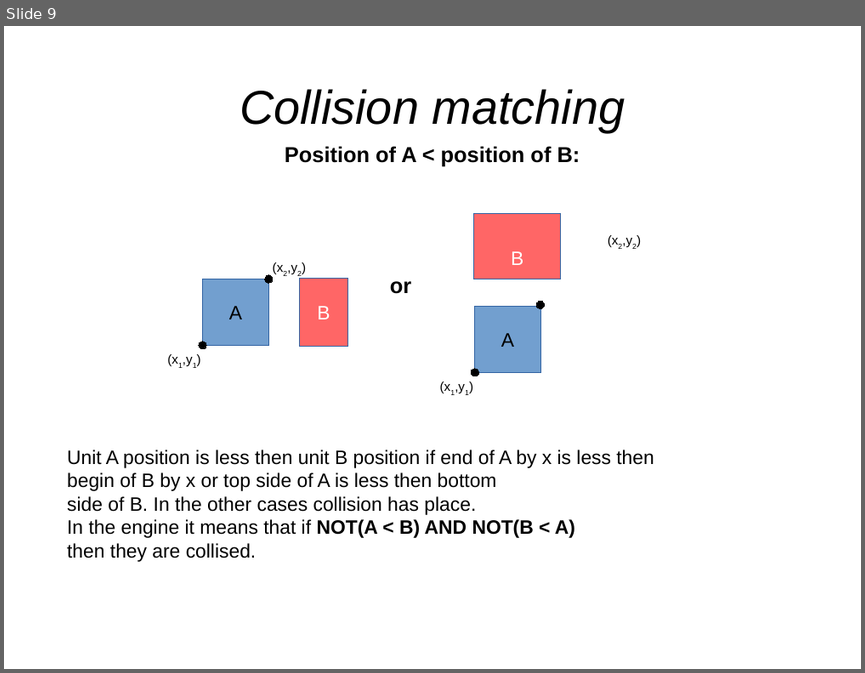
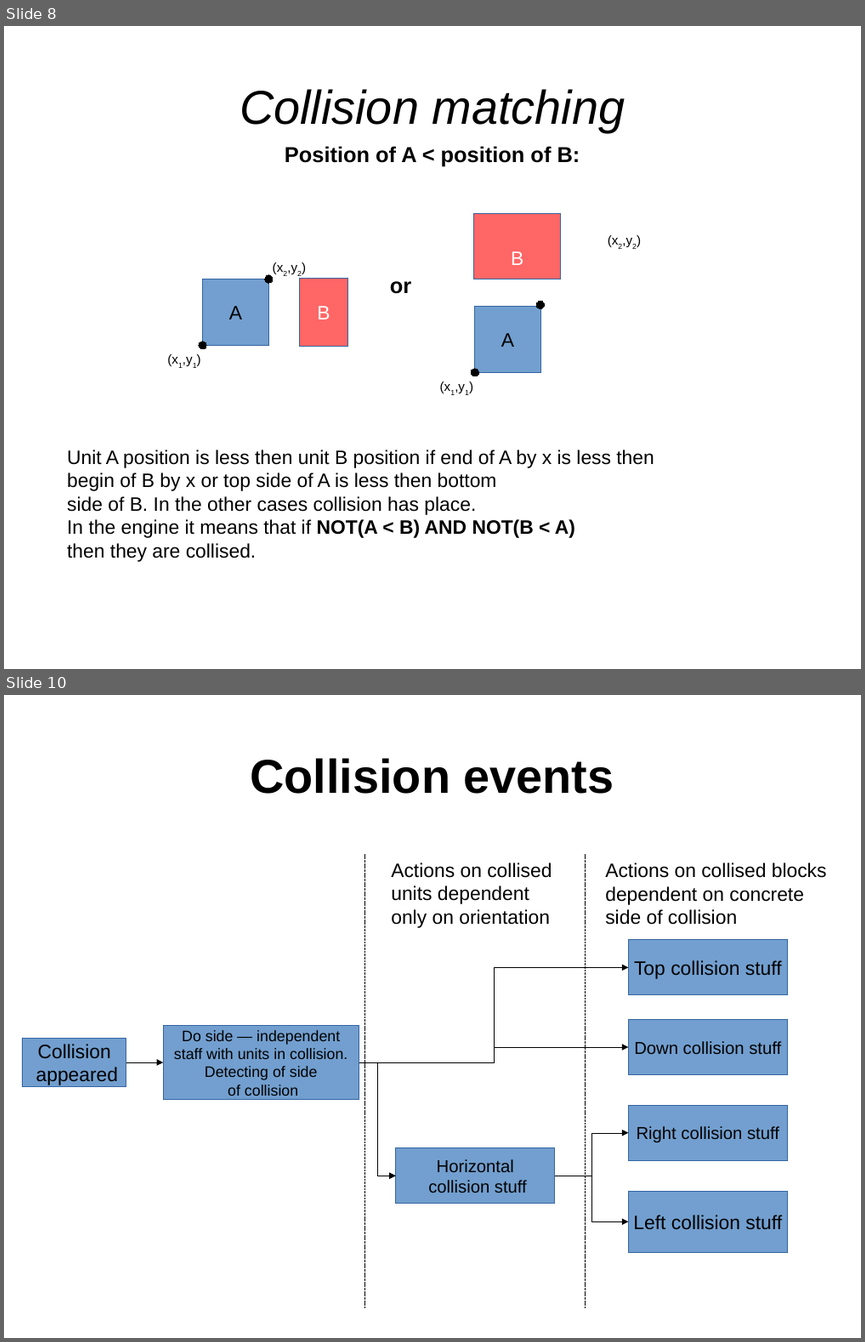
Before and after one commit to Shadasviar/mario, a slide deck: Documentation/Introduction.odp. Shown one above the other, each under a label of ours: slide 9 before the commit, slides 8 and 10 after it; the slides between them are not shown. The pictures are 865x673 and 865x1342 pixels, drawn with LibreOffice and Linux fonts; fonts in the diff are those of the drawing. Boxes give left, top, right and bottom in pixels: in the first picture for what was removed or moved away, otherwise in the second. Text is boxed around its words. In the diff, an @@ line names an element or a change of style, - is before the commit and + after.

```diff
--- a/Documentation/Introduction.odp
+++ b/Documentation/Introduction.odp
@@ slide 10 added at (4, 695, 861, 1338), background #FFFFFF @@
@@ title added at (250, 758, 614, 794), 44 pt, text #000000, bold @@
+Collision events
@@ line added from (365, 855) to (365, 1307), #000000 0 pt @@
@@ text added at (391, 862, 551, 928), 18 pt, text #000000 @@
+Actions on collised units dependent only on orientation
@@ line added from (585, 855) to (585, 1307), #000000 0 pt @@
@@ text added at (605, 862, 827, 925), 18 pt, text #000000 @@
+Actions on collised blocks dependent on concrete side of collision
@@ rectangle added at (629, 940, 788, 995), fill #729FCF, outline #3465A4 0 pt, 18 pt, text #000000 @@
+Top collision stuff
@@ elbow arrow added from (359, 1062) to (629, 967), #000000 0 pt @@
@@ rectangle added at (164, 1026, 359, 1099), fill #729FCF, outline #3465A4 0 pt, 14 pt, text #000000 @@
+Do side — independent
+staff with units in collision.
+Detecting of side
+of collision
@@ rectangle added at (629, 1019, 788, 1074), fill #729FCF, outline #3465A4 0 pt, 16 pt, text #000000 @@
+Down collision stuff
@@ rectangle added at (23, 1038, 127, 1087), fill #729FCF, outline #3465A4 0 pt, 18 pt, text #000000 @@
+Collision
+appeared
@@ elbow arrow added from (359, 1062) to (629, 1047), #000000 0 pt @@
@@ elbow arrow added from (126, 1062) to (164, 1062), #000000 0 pt @@
@@ elbow arrow added from (359, 1062) to (396, 1175), #000000 0 pt @@
@@ rectangle added at (629, 1106, 788, 1161), fill #729FCF, outline #3465A4 0 pt, 16 pt, text #000000 @@
+Right collision stuff
@@ rectangle added at (396, 1148, 556, 1203), fill #729FCF, outline #3465A4 0 pt, 16 pt, text #000000 @@
+Horizontal
+collision stuff
@@ elbow arrow added from (556, 1175) to (629, 1133), #000000 0 pt @@
@@ elbow arrow added from (556, 1175) to (629, 1221), #000000 0 pt @@
@@ rectangle added at (629, 1191, 788, 1253), fill #729FCF, outline #3465A4 0 pt, 18 pt, text #000000 @@
+Left collision stuff
@@ what was slide 9 is now slide 8 @@
```
Also in this commit, not shown: 3 slides changed, 1 slide removed, 1 other file.
